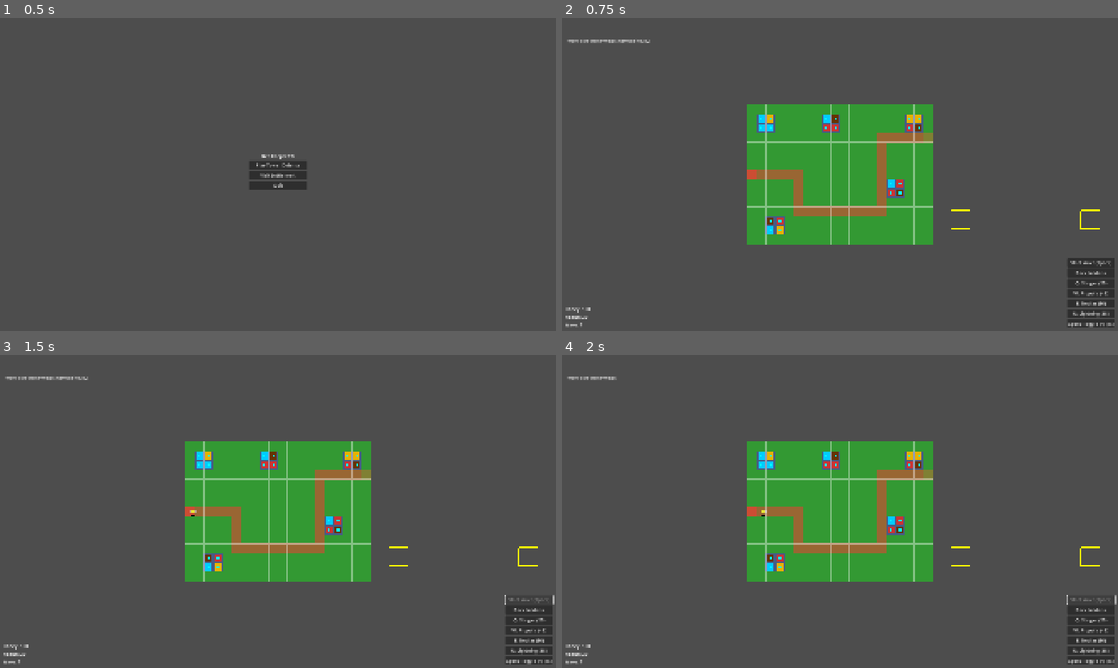
Above: before the commit, frames 1-4 (two rows, left to right).
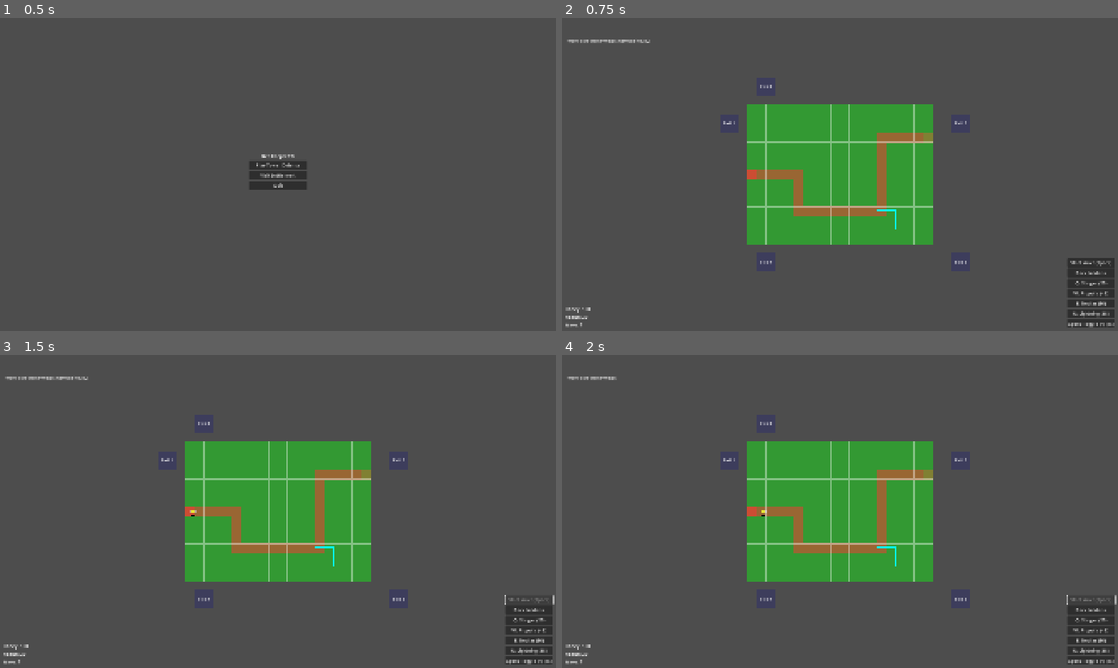
Above: after the commit, the same moments.

Repository: yagrima/bee-keeper-td
Game: Godot game, scene res://scenes/main/Main.tscn
Same seed, same stepped clock (60 frames per second), same inputs: the game is played once before the commit and once after it.
Inputs:
- Up to frame 1 (0.5 s): no input
- Up to frame 2 (0.75 s): click "Play Tower Defense" at 0.5 s
- Up to frame 3 (1.5 s): click "Start Wave (Space)" at 1.25 s
- Up to frame 4 (2 s): no input

Frame 1 is identical in both runs. In frame 2, 1.2% of the frame differs, in the area x 29-97%, y 21-79%; in frame 3, 1.2%; in frame 4, 1.2%.

Commit message:
Redesign metaprogression fields: Empty fields outside play area
- Moved fields outside the play area (left, right, above, below, corner)
- Fields are now initially empty (no random towers)
- Fields cannot attack the play area or enemies
- Added field labels for identification
- Changed visual design: dark blue background, cyan borders
- Removed all tower placement functions
- Prepared for future metaprogression system integration

Diff:
--- a/scripts/TowerDefense.gd
+++ b/scripts/TowerDefense.gd
@@ -1638,20 +1638,20 @@
 	return false
 
 # =============================================================================
-# METAPROGRESSION FIELDS - 2x2 FIELDS WITH RANDOM TOWERS
+# METAPROGRESSION FIELDS - EMPTY 2x2 FIELDS OUTSIDE PLAY AREA
 # =============================================================================
 
 func setup_metaprogression_fields():
-	"""Setup five 2x2 fields with random towers for metaprogression preparation"""
+	"""Setup five empty 2x2 fields outside the play area for metaprogression"""
 	print("Setting up metaprogression fields...")
 
-	# Define five 2x2 field positions (avoiding the path)
+	# Define five 2x2 field positions outside the play area
 	var field_positions = [
-		Vector2(1, 1),   # Top-left area
-		Vector2(8, 1),   # Top-middle area
-		Vector2(15, 8),  # Bottom-right area
-		Vector2(2, 12),  # Bottom-left area
-		Vector2(17, 1)   # Top-right area
+		Vector2(-3, 1),   # Left of play area
+		Vector2(22, 1),   # Right of play area
+		Vector2(1, -3),   # Above play area
+		Vector2(1, 16),   # Below play area
+		Vector2(22, 16)   # Bottom-right corner
 	]
 
 	var map_offset = get_meta("map_offset", Vector2.ZERO)
@@ -1663,7 +1663,7 @@
 	print("Metaprogression fields setup complete!")
 
 func create_metaprogression_field(grid_pos: Vector2, map_offset: Vector2, field_number: int):
-	"""Create a 2x2 field with random towers"""
+	"""Create an empty 2x2 field outside the play area"""
 	print("Creating metaprogression field %d at grid position %s" % [field_number, grid_pos])
 
 	# Calculate world position (2x2 field = 64x64 pixels)
@@ -1674,17 +1674,17 @@
 	field_background.name = "MetaprogressionField_%d" % field_number
 	field_background.size = Vector2(64, 64)  # 2x2 tiles
 	field_background.position = world_pos
-	field_background.color = Color(0.3, 0.3, 0.6, 0.8)  # Blue-purple for metaprogression
+	field_background.color = Color(0.2, 0.2, 0.4, 0.6)  # Dark blue for metaprogression
 	field_background.z_index = -3  # Above path but below other elements
 	$UI.add_child(field_background)
 
 	# Create border for the field
 	create_field_border(field_background, world_pos)
 
-	# Place random towers in the 2x2 field
-	place_random_towers_in_field(world_pos, field_number)
-
-	print("Metaprogression field %d created at %s" % [field_number, world_pos])
+	# Create field label
+	create_field_label(field_background, world_pos, field_number)
+
+	print("Metaprogression field %d created at %s (empty)" % [field_number, world_pos])
 
 func create_field_border(field_background: ColorRect, world_pos: Vector2):
 	"""Create a border around the metaprogression field"""
@@ -1696,8 +1696,8 @@
 
 	# Create border using Line2D
 	var border_line = Line2D.new()
-	border_line.width = 3.0
-	border_line.default_color = Color.YELLOW
+	border_line.width = 2.0
+	border_line.default_color = Color.CYAN
 	border_line.z_index = 1
 
 	# Create rectangle border
@@ -1713,94 +1713,18 @@
 
 	field_background.add_child(border)
 
-func place_random_towers_in_field(field_pos: Vector2, field_number: int):
-	"""Place random towers in the 2x2 field"""
-	print("Placing random towers in field %d..." % field_number)
-
-	# Define 4 positions within the 2x2 field (center of each 1x1 tile)
-	var tower_positions = [
-		field_pos + Vector2(16, 16),  # Top-left
-		field_pos + Vector2(48, 16),  # Top-right
-		field_pos + Vector2(16, 48),  # Bottom-left
-		field_pos + Vector2(48, 48)   # Bottom-right
-	]
-
-	# Available tower types for random selection (using new tower types)
-	var tower_types = ["stinger", "propolis_bomber", "nectar_sprayer", "lightning_flower"]
-
-	for i in range(tower_positions.size()):
-		var tower_pos = tower_positions[i]
-
-		# Randomly select tower type
-		var random_tower_type = tower_types[randi() % tower_types.size()]
-
-		# Create and place the tower
-		create_metaprogression_tower(random_tower_type, tower_pos, field_number, i + 1)
-
-		print("Placed %s at position %s in field %d" % [random_tower_type, tower_pos, field_number])
-
-func create_metaprogression_tower(tower_type: String, position: Vector2, field_number: int, tower_index: int):
-	"""Create a tower for metaprogression field"""
-	print("Creating metaprogression tower: %s at %s" % [tower_type, position])
-
-	# Create tower instance based on type (using new tower types)
-	var tower_script = null
-	match tower_type:
-		"stinger":
-			tower_script = load("res://scripts/StingerTower.gd")
-		"propolis_bomber":
-			tower_script = load("res://scripts/PropolisBomberTower.gd")
-		"nectar_sprayer":
-			tower_script = load("res://scripts/NectarSprayerTower.gd")
-		"lightning_flower":
-			tower_script = load("res://scripts/LightningFlowerTower.gd")
-		_:
-			tower_script = load("res://scripts/StingerTower.gd")
-
-	if tower_script:
-		var tower = tower_script.new() as Tower
-
-		# Set tower properties
-		tower.tower_name = tower_type.replace("_", " ").capitalize()
-		tower.global_position = position
-
-		# Set proper tower names for display
-		match tower_type:
-			"stinger":
-				tower.tower_name = "Stinger"
-			"propolis_bomber":
-				tower.tower_name = "Propolis Bomber"
-			"nectar_sprayer":
-				tower.tower_name = "Nectar Sprayer"
-			"lightning_flower":
-				tower.tower_name = "Lightning Flower"
-
-		# Make towers slightly different for visual variety
-		tower.damage = 10.0 + (field_number * 2.0) + (tower_index * 1.0)
-		tower.range = 80.0 + (field_number * 10.0)
-		tower.attack_speed = 1.5 - (field_number * 0.1)
-
-		# Add to scene
-		$UI.add_child(tower)
-
-		# Add to tower placer for management
-		if tower_placer:
-			tower_placer.placed_towers.append(tower)
-			tower.tower_destroyed.connect(tower_placer._on_tower_destroyed)
-
-		# Create visual indicator for metaprogression towers
-		create_tower_metaprogression_indicator(tower, field_number, tower_index)
-
-		print("Metaprogression tower created: %s at %s" % [tower.tower_name, position])
-
-func create_tower_metaprogression_indicator(tower: Tower, field_number: int, tower_index: int):
-	"""Create a visual indicator for metaprogression towers"""
-	var indicator = ColorRect.new()
-	indicator.name = "MetaprogressionIndicator_%d_%d" % [field_number, tower_index]
-	indicator.size = Vector2(8, 8)
-	indicator.position = tower.global_position + Vector2(-4, -4)
-	indicator.color = Color.CYAN
-	indicator.z_index = 10  # Above everything else
-	$UI.add_child(indicator)
-
-	print("Metaprogression indicator created for tower in field %d" % field_number)
+func create_field_label(field_background: ColorRect, world_pos: Vector2, field_number: int):
+	"""Create a label for the metaprogression field"""
+	var label = Label.new()
+	label.name = "FieldLabel"
+	label.text = "Field " + str(field_number)
+	label.position = Vector2(8, 20)  # Position within the field
+	label.size = Vector2(48, 24)
+	label.add_theme_font_size_override("font_size", 12)
+	label.add_theme_color_override("font_color", Color.WHITE)
+	label.horizontal_alignment = HORIZONTAL_ALIGNMENT_CENTER
+	label.vertical_alignment = VERTICAL_ALIGNMENT_CENTER
+	field_background.add_child(label)
+
+# Metaprogression fields are now empty by design
+# Towers will be added later through the metaprogression system
